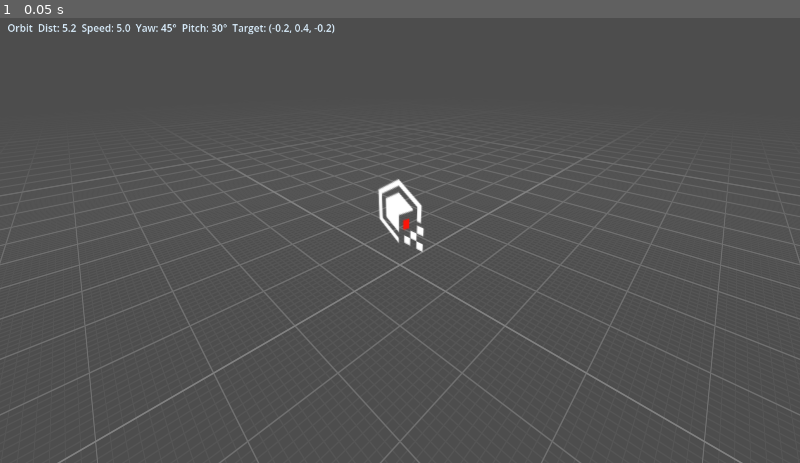
Above: before the commit, frame 1.
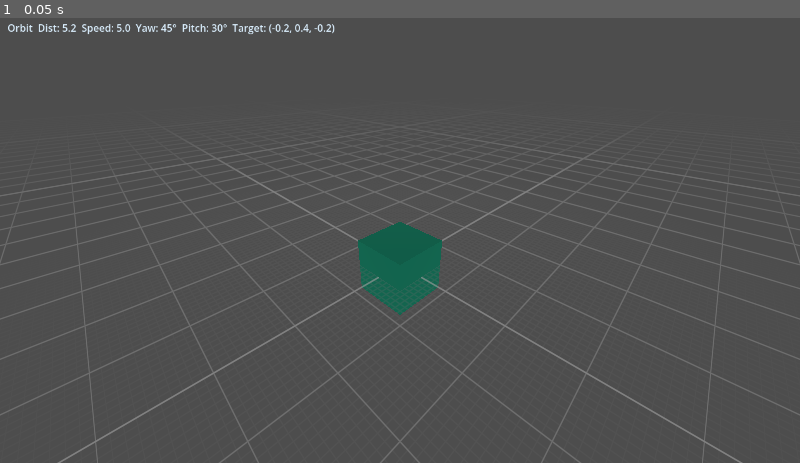
Above: after the commit, the same moment.

Repository: hardalex/godot-infinite-grid
Game: Godot game, scene res://examples/scene-3d.tscn
Two runs of this game, one before a commit and one after it. Both use one fixed random seed, a clock stepped at 60 frames per second and the inputs below.
Inputs:
- Up to frame 1 (0.05 s): no input

The runs differ from the first frame. In frame 1, 1.9% of the frame differs, in the area x 44-56%, y 36-67%.

Commit message:
feat(example): add cube to 3D scene, tweak 2D cell spacing
Lower default min_pixels_between_cells to 2.0 for finer grid lines.
Add a green cube and hide the logo in the 3D example scene.

Diff:
--- a/examples/scene-3d.tscn
+++ b/examples/scene-3d.tscn
@@ -4,6 +4,11 @@
 [ext_resource type="PackedScene" path="res://examples/free_camera.tscn" id="2"]
 [ext_resource type="PackedScene" uid="uid://c347shudmgc4c" path="res://addons/infinite_grid/infinite_grid_3d.tscn" id="3"]
 [ext_resource type="Texture2D" uid="uid://b3a01134n5mrn" path="res://examples/logo-128.svg" id="4_aqquj"]
+
+[sub_resource type="BoxMesh" id="BoxMesh_cube"]
+
+[sub_resource type="StandardMaterial3D" id="StandardMaterial3D_cube"]
+albedo_color = Color(0, 0.59767914, 0.46180207, 1)
 
 [node name="InfiniteGridExample" type="Node3D" unique_id=1738472960]
 script = ExtResource("1")
@@ -17,10 +22,14 @@
 light_energy = 0.6
 
 [node name="InfiniteGrid3D" parent="." unique_id=605528562 instance=ExtResource("3")]
-enable_lod_center_fade = false
+
+[node name="Cube" type="MeshInstance3D" parent="." unique_id=2110000001]
+mesh = SubResource("BoxMesh_cube")
+surface_material_override/0 = SubResource("StandardMaterial3D_cube")
 
 [node name="Logo" type="Sprite3D" parent="." unique_id=1773538734]
-transform = Transform3D(0.99999994, 0, 0, 0, 0.99999994, 0, 0, 0, 0.99999994, 0, 1, 0)
+transform = Transform3D(0.99999994, 0, 0, 0, 0.99999994, 0, 0, 0, 0.99999994, 0, 1.2665616, 0)
+visible = false
 texture = ExtResource("4_aqquj")
 
 [node name="UI" type="CanvasLayer" parent="." unique_id=511206701]
Not shown, changed: addons/infinite_grid/infinite_grid_2d.gd
